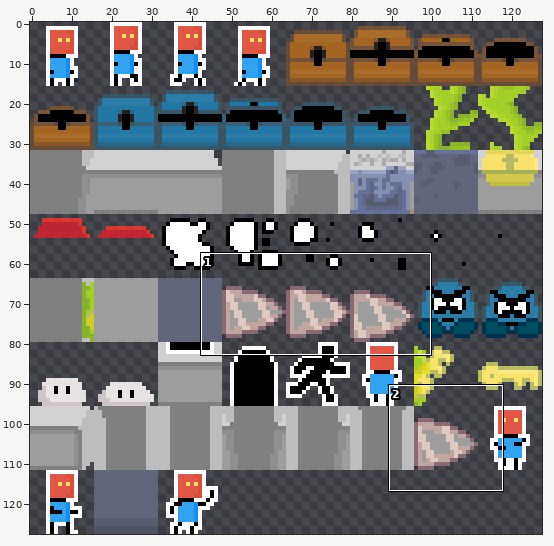
Edited in one commit: sprite sheet (assets/tileset.png). The first picture is a wide view before the edit; the outline marks the close-up.
Close-up. The starting point:
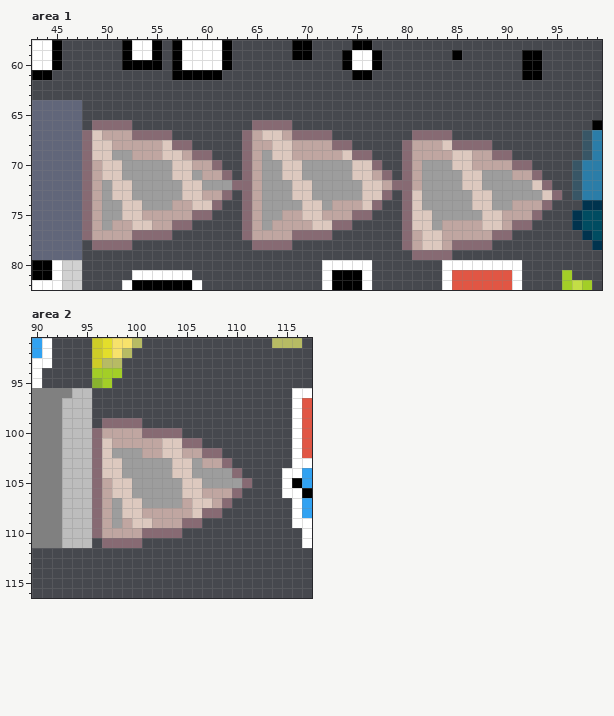
The file is 128x128 pixels. Colours within 5 levels of each other are drawn and written as one. Shown: area 1: x 43..99, y 58..82; area 2: x 90..117, y 91..116.
And afterwards:
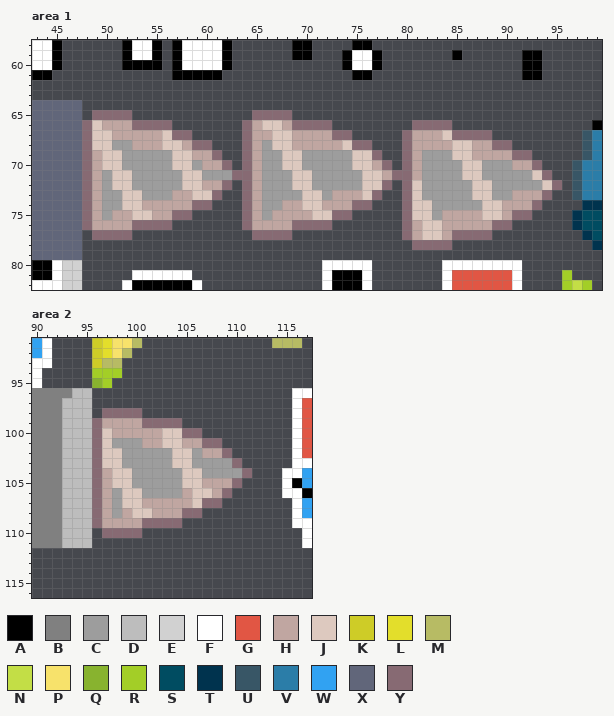
Palette (. is transparent): A #000000  B #808080  C #9d9d9d  D #bdbdbd  E #d1d1d1  F #ffffff  G #e15644  H #c0a6a1  J #ddc9bf  K #cecc27  L #e3de2b  M #b7bb64  N #c3de46  P #f7e26b  Q #88b32f  R #a3ce27  S #004c61  T #00334e  U #385666  V #2b7da8  W #31a2f2  X #61667a  Y #876a73
The edit:
Area 1:
y 65: x 49..52 .... -> YYYY; x 65..68 .... -> YYYY
y 66: x 48..56 .YYYY.... -> YJHHHYYYY; x 64..72 .YYYY.... -> YHJJHYYYY; x 81..84 .... -> YYYY
y 67: x 50 H -> J; x 53..58 YYYY.. -> HHHJYY; x 66 J -> H; x 68..74 HYYYY.. -> JHHHHYY; x 80..88 .YYYY.... -> YHHHJYYYY
y 68: x 51..52 HH -> CC; x 57..60 YY.. -> JHYY; x 66 H -> C; x 73..76 YY.. -> HJYY; x 84..90 JYYYY.. -> HJJHHYY
y 69: x 49 J -> H; x 51 C -> J; x 53..56 HHHJ -> CCCC; x 58..61 HYY. -> JHHY; x 67 J -> C; x 69..77 HHHHHJYY. -> JCCCCCJJY; x 82..84 HHH -> CCC; x 89..92 YY.. -> HHYY
y 70: x 59 H -> C; x 61..62 Y. -> HY; x 77..78 Y. -> HY; x 85 J -> C; x 87..93 HHHHYY. -> JCCCHHY
y 71: x 50 J -> C; x 52 C -> J; x 57 J -> C; x 59..63 CHHY. -> JCCCY; x 68 J -> C; x 70 C -> J; x 75 J -> C; x 77..79 HY. -> JHY; x 91..94 HHY. -> CCJY
y 72: x 60..63 CCCY -> HHY.; x 78..79 HY -> Y.; x 81 H -> J; x 86 J -> C; x 88 C -> J; x 93..95 JY. -> CJY
y 73: x 51 J -> C; x 53 C -> J; x 57..58 CJ -> HH; x 60..62 HHY -> JY.; x 69 J -> C; x 71 C -> J; x 73..75 CCC -> HHH; x 77..78 JY -> Y.; x 91..95 CCCJY -> HHHY.
y 74: x 54..56 CCC -> HHH; x 59..61 JJY -> YY.; x 68..69 CC -> HH; x 72 C -> H; x 75..77 HJY -> YY.; x 82 C -> J; x 87 J -> C; x 89..90 CC -> JH; x 93..94 HY -> Y.
y 75: x 51..52 CJ -> HH; x 54 H -> J; x 57..60 HHYY -> YY..; x 67 C -> H; x 70 J -> H; x 72..76 HHHYY -> JYY..; x 84..87 CCCC -> HHHH; x 91..93 HHY -> YY.
y 76: x 50 C -> H; x 53..58 JJHHYY -> YYYY..; x 66 C -> H; x 69..74 HHJJYY -> YYYY..; x 81 J -> H; x 83 C -> J; x 88..92 JJHYY -> HYY..
y 77: x 48..56 YHHHHYYYY -> .YYYY....; x 64..72 YHHHHYYYY -> .YYYY....; x 85..90 HHHHYY -> YYYY..
y 78: x 49..52 YYYY -> ....; x 65..68 YYYY -> ....; x 80..88 YHJJHYYYY -> .YYYY....
y 79: x 81..84 YYYY -> ....
Area 2:
y 98: x 97..100 .... -> YYYY
y 99: x 96..104 .YYYY.... -> YHHHHYYYY
y 100: x 97 H -> J; x 101..106 YYYY.. -> HHJJYY
y 101: x 98..100 HHH -> CCC; x 105..108 YY.. -> HHYY
y 102: x 98 C -> J; x 101..103 HHJ -> CCC; x 105..109 HHYY. -> JCHHY
y 103: x 107..110 HHY. -> CCCY
y 104: x 97 J -> H; x 99 C -> J; x 104 J -> C; x 106 C -> J; x 110..111 Y. -> CY
y 105: x 107..111 CCCCY -> HHHY.
y 106: x 98 J -> C; x 100 C -> J; x 105 J -> H; x 107 H -> J; x 109..110 HY -> Y.
y 107: x 101..104 CCCC -> HHHH; x 107..109 JHY -> YY.
y 108: x 99 J -> H; x 101 H -> J; x 105..108 HJYY -> YY..
y 109: x 98 C -> H; x 100..106 JJHHHYY -> HYYYY..
y 110: x 96..104 YHHHHYYYY -> .YYYY....
y 111: x 97..100 YYYY -> ....
Pixel boxes of the changes (left, top, right, bottom) in both close-ups:
changed: (82, 110, 562, 260)
changed: (92, 408, 252, 548)
